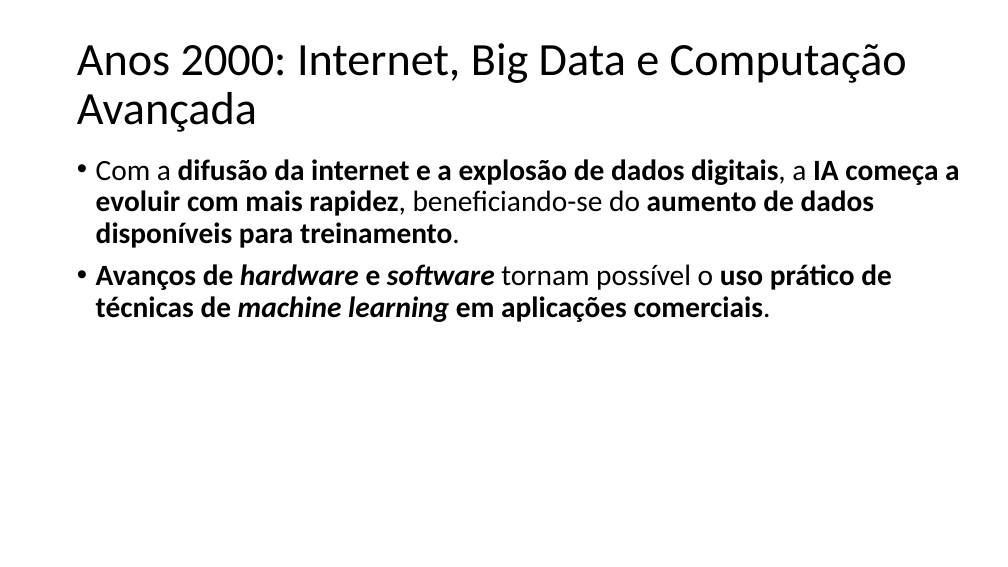
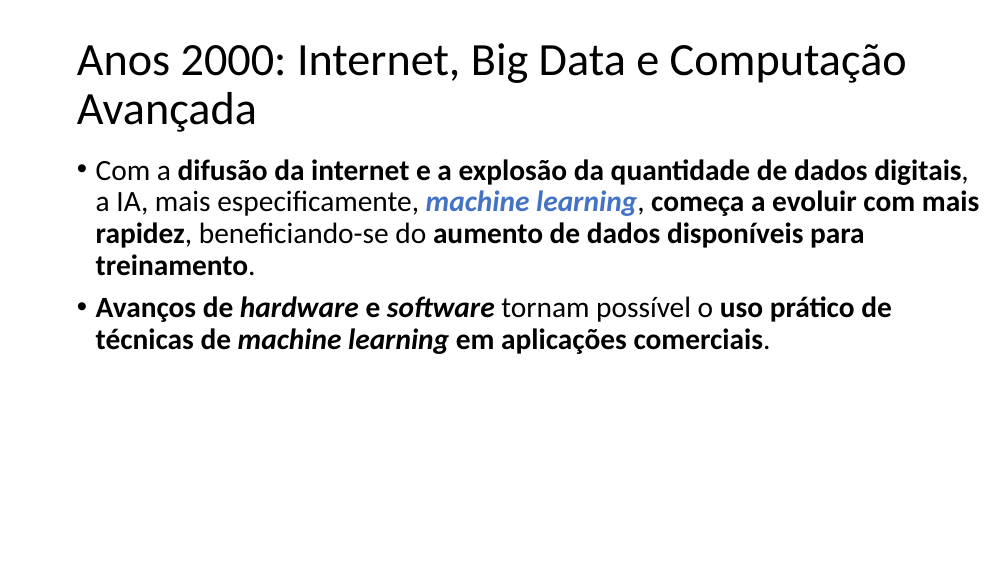
Before and after one commit to zz4fap/c24_inteligencia_artificial, a slide deck: slide 25 of slides/C24_Introdução.pptx (slide 24 before the commit). Drawn at 1008x567 pixels with LibreOffice and Linux fonts; fonts in the diff are those of the drawing. Boxes give left, top, right and bottom in pixels: in the first picture for what was removed or moved away, otherwise in the second. Text is boxed around its words. In the diff, an @@ line names an element or a change of style, - is before the commit and + after.

```diff
--- a/slides/C24_Introdução.pptx
+++ b/slides/C24_Introdução.pptx
@@ text at (x1=96, y1=159, x2=979, y2=276): text changed @@
-• Com a difusão da internet e a explosão de dados digitais, a IA começa a evoluir com mais rapidez, beneficiando-se do aumento de dados disponíveis para treinamento.
+• Com a difusão da internet e a explosão da quantidade de dados digitais, a IA, mais especificamente, machine learning, começa a evoluir com mais rapidez, beneficiando-se do aumento de dados disponíveis para treinamento.
```
Also in this commit, not shown: 33 other slides changed, 3 slides added, 1 other file.
